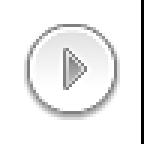
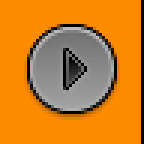
The second 144 × 144 image is a revision of the first. Changes to its layers:
hid "Icon" over [24, 24, 120, 120]
added layer "Background" above "Icon copy" over [0, 0, 141, 144]
hid "Icon copy" over [24, 24, 120, 120]
